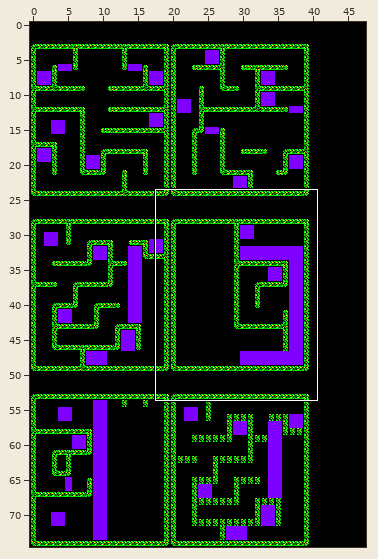
Level history. Tiled map: game/assets/mapa.tmx. Above, an overview of the earlier version with the close-up marked.
Close-up. The starting point:
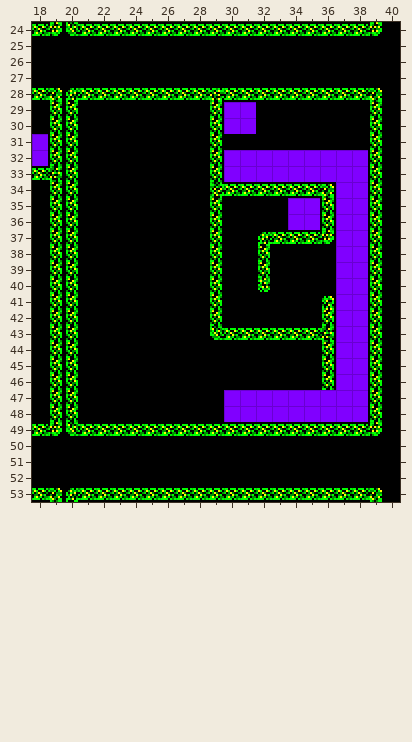
Cells are 8x8 px. Shown: x 18..40, y 24..53.
The same view after the edit:
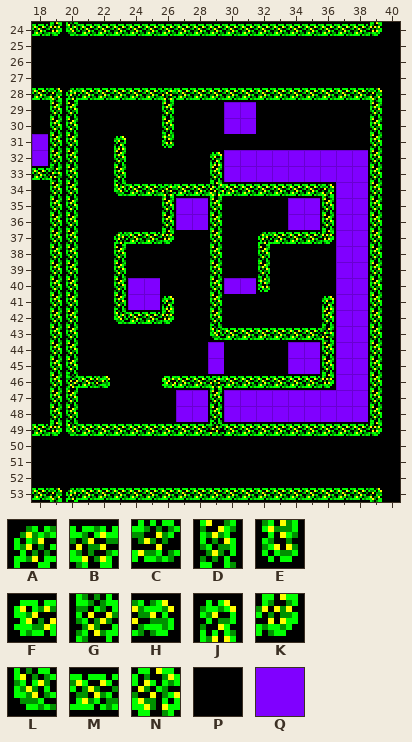
Key: from "tiles": A 0, B 1, C 2, D 4, E 5, F 6, G 8, H 9, J 10, K 11, L 12, M 13, N 14, P 15, Q 37.
_ is an empty cell.
The commit says: Mapa 4 creado a falta de los enemigos
What changed:
Layer "Capa de patrones 1":
y 28: x 26 M -> B; x 29 B -> M
y 29..30: x 26 P -> D; x 29 D -> P
y 31: x 23 P -> J; x 26 P -> E; x 29 D -> P
y 32: x 23 P -> D; x 29 D -> J
y 33: x 23 P -> D
y 34: x 23..29 PPPPPPG -> LMMBMMN
y 35..36: x 26..28 PPP -> DQQ
y 37: x 23..26 PPPP -> AMMK
y 38..39: x 23 P -> D
y 40: x 23..25 PPP -> DQQ; x 30..31 PP -> QQ
y 41: x 23..26 PPPP -> DQQJ
y 42: x 23..26 PPPP -> LMMK
y 44..45: x 29 P -> Q; x 34..35 PP -> QQ
y 46: x 20..22 DPP -> GMH; x 26..36 PPPPPPPPPPD -> FMMBMMMMMMK
y 47..48: x 27..29 PPP -> QQD
y 49: x 29 M -> C
